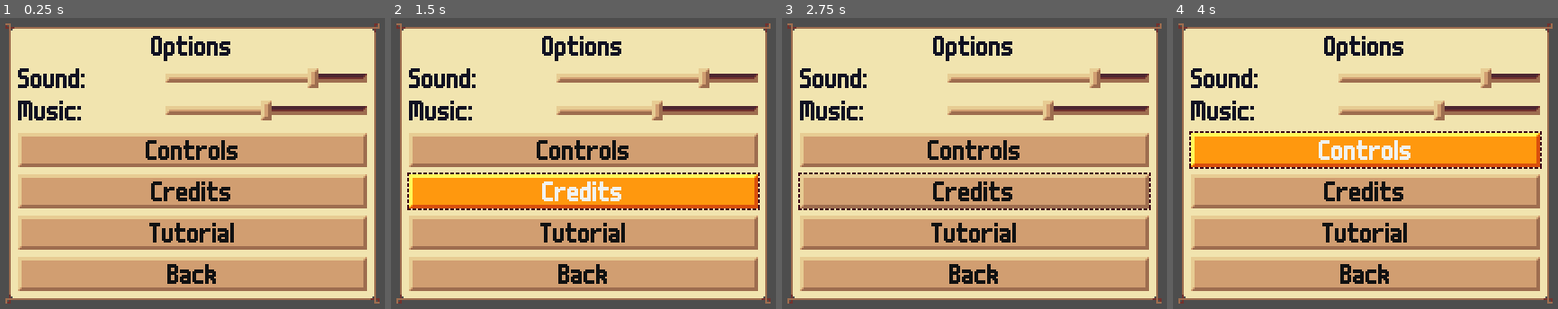
Above: before the commit, frames 1-4 (left to right).
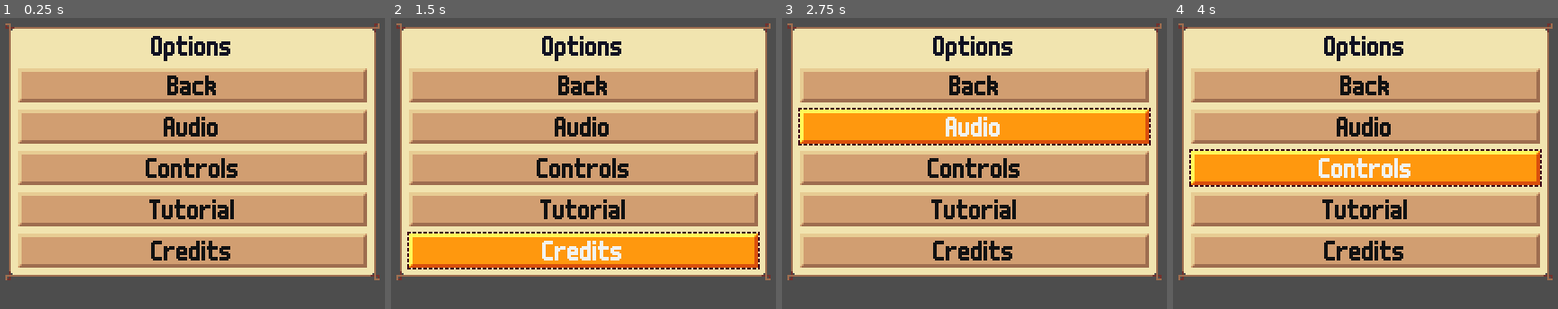
Above: after the commit, the same moments.

Repository: krobbi/afrogalypse
Game: Godot game, scene res://gui/cards/options_gui_card.tscn
Same seed, same stepped clock (60 frames per second), same inputs: the game is played once before the commit and once after it. This scene is started directly instead of the project's main scene.
Inputs (mouse positions are in pixels of both pictures, inside the frame that each line leads up to):
- Up to frame 1 (0.25 s): no input
- Up to frame 2 (1.5 s): click "Back" at 0.5 s; click "Credits" at 1.25 s
- Up to frame 3 (2.75 s): click (974, 125) at 2 s, where only the run after the commit has a clickable "Audio"
- Up to frame 4 (4 s): click "Tutorial" at 2.75 s; click "Controls" at 3.5 s

The runs differ from the first frame. In frame 1, 59% of the frame differs, in the area x 1-99%, y 17-99%; in frame 2, 66%; in frame 3, 60%; in frame 4, 61%.

Commit message:
Add audio GUI card

Diff:
--- /dev/null
+++ b/gui/cards/audio_gui_card.tscn
@@ -0,0 +1,25 @@
+[gd_scene load_steps=3 format=3 uid="uid://8mp6x51p0p4a"]
+
+[ext_resource type="PackedScene" uid="uid://deche81a76i5" path="res://gui/gui_card.tscn" id="1_lwu2v"]
+[ext_resource type="PackedScene" uid="uid://b23kmeeyw2xl4" path="res://gui/widgets/volume_slider.tscn" id="2_q1jsx"]
+
+[node name="AudioGUICard" instance=ExtResource("1_lwu2v")]
+
+[node name="HeadingLabel" type="Label" parent="VBoxContainer" index="0"]
+layout_mode = 2
+text = "heading.audio"
+horizontal_alignment = 1
+
+[node name="BackButton" type="Button" parent="VBoxContainer" index="1" groups=["focus"]]
+layout_mode = 2
+text = "button.back"
+
+[node name="SoundVolume" parent="VBoxContainer" index="2" instance=ExtResource("2_q1jsx")]
+layout_mode = 2
+_key = "sound"
+
+[node name="MusicVolume" parent="VBoxContainer" index="3" instance=ExtResource("2_q1jsx")]
+layout_mode = 2
+_key = "music"
+
+[connection signal="pressed" from="VBoxContainer/BackButton" to="." method="pop_card"]
--- a/gui/cards/options_gui_card.tscn
+++ b/gui/cards/options_gui_card.tscn
@@ -1,8 +1,7 @@
-[gd_scene load_steps=4 format=3 uid="uid://dnjoq3cue8j2c"]
+[gd_scene load_steps=3 format=3 uid="uid://dnjoq3cue8j2c"]
 
 [ext_resource type="PackedScene" uid="uid://deche81a76i5" path="res://gui/gui_card.tscn" id="1_kqotr"]
 [ext_resource type="AudioStream" uid="uid://ck8yg1glcuwmk" path="res://resources/audio/gui/card/blip.ogg" id="3_bi6us"]
-[ext_resource type="PackedScene" uid="uid://b23kmeeyw2xl4" path="res://gui/widgets/volume_slider.tscn" id="3_v6xge"]
 
 [node name="OptionsGUICard" instance=ExtResource("1_kqotr")]
 
@@ -11,36 +10,32 @@
 text = "heading.options"
 horizontal_alignment = 1
 
-[node name="SoundSlider" parent="VBoxContainer" index="1" instance=ExtResource("3_v6xge")]
+[node name="BackButton" type="Button" parent="VBoxContainer" index="1" groups=["focus"]]
 layout_mode = 2
-_key = "sound"
-_is_focus = true
+text = "button.back"
 
-[node name="MusicSlider" parent="VBoxContainer" index="2" instance=ExtResource("3_v6xge")]
+[node name="AudioButton" type="Button" parent="VBoxContainer" index="2"]
 layout_mode = 2
-_key = "music"
+text = "button.audio"
 
 [node name="ControlsButton" type="Button" parent="VBoxContainer" index="3"]
 layout_mode = 2
 text = "button.controls"
 
-[node name="CreditsButton" type="Button" parent="VBoxContainer" index="4"]
-layout_mode = 2
-text = "button.credits"
-
-[node name="TutorialButton" type="Button" parent="VBoxContainer" index="5"]
+[node name="TutorialButton" type="Button" parent="VBoxContainer" index="4"]
 layout_mode = 2
 text = "button.tutorial"
 
-[node name="BackButton" type="Button" parent="VBoxContainer" index="6"]
+[node name="CreditsButton" type="Button" parent="VBoxContainer" index="5"]
 layout_mode = 2
-text = "button.back"
+text = "button.credits"
 
 [node name="BlipPlayer" type="AudioStreamPlayer" parent="." index="1"]
 stream = ExtResource("3_bi6us")
 bus = &"Sound"
 
+[connection signal="pressed" from="VBoxContainer/BackButton" to="." method="pop_card"]
+[connection signal="pressed" from="VBoxContainer/AudioButton" to="." method="push_card" binds= ["audio"]]
 [connection signal="pressed" from="VBoxContainer/ControlsButton" to="." method="push_card" binds= ["controls"]]
+[connection signal="pressed" from="VBoxContainer/TutorialButton" to="." method="push_card" binds= ["tutorial"]]
 [connection signal="pressed" from="VBoxContainer/CreditsButton" to="." method="push_card" binds= ["credits"]]
-[connection signal="pressed" from="VBoxContainer/TutorialButton" to="." method="push_card" binds= ["tutorial"]]
-[connection signal="pressed" from="VBoxContainer/BackButton" to="." method="pop_card"]
--- a/gui/widgets/volume_slider.gd
+++ b/gui/widgets/volume_slider.gd
@@ -4,9 +4,6 @@
 
 ## The key of the audio bus to control.
 @export var _key: String
-
-## Whether the volume slider should be a focus.
-@export var _is_focus: bool = false
 
 ## The volume slider's [HSlider].
 @onready var _slider: HSlider = $Slider
@@ -18,10 +15,6 @@
 ## [Control]s.
 func _ready() -> void:
 	$Label.text = "slider.volume.%s" % _key
-
-	if _is_focus:
-		_slider.add_to_group("focus")
-
 	_blip_player.bus = AudioManager.get_bus_name(_key)
 	_slider.set_value_no_signal(AudioManager.get_bus_volume(_key))
 
--- a/resources/translations/text.csv
+++ b/resources/translations/text.csv
@@ -4,6 +4,7 @@
 action.pause,"Pause:"
 action.steer_left,"Steer Left:"
 action.steer_right,"Steer Right:"
+button.audio,"Audio"
 button.back,"Back"
 button.continue,"Continue"
 button.controls,"Controls"
@@ -26,6 +27,7 @@
 credits.palette,"Color palette: Faraway48"
 credits.palette.author,"Igor Ferreira"
 credits.palette.link,"(lospec.com/palette-list/faraway48)"
+heading.audio,"Audio"
 heading.controls,"Controls"
 heading.credits,"Credits"
 heading.game_over,"Game Over"
